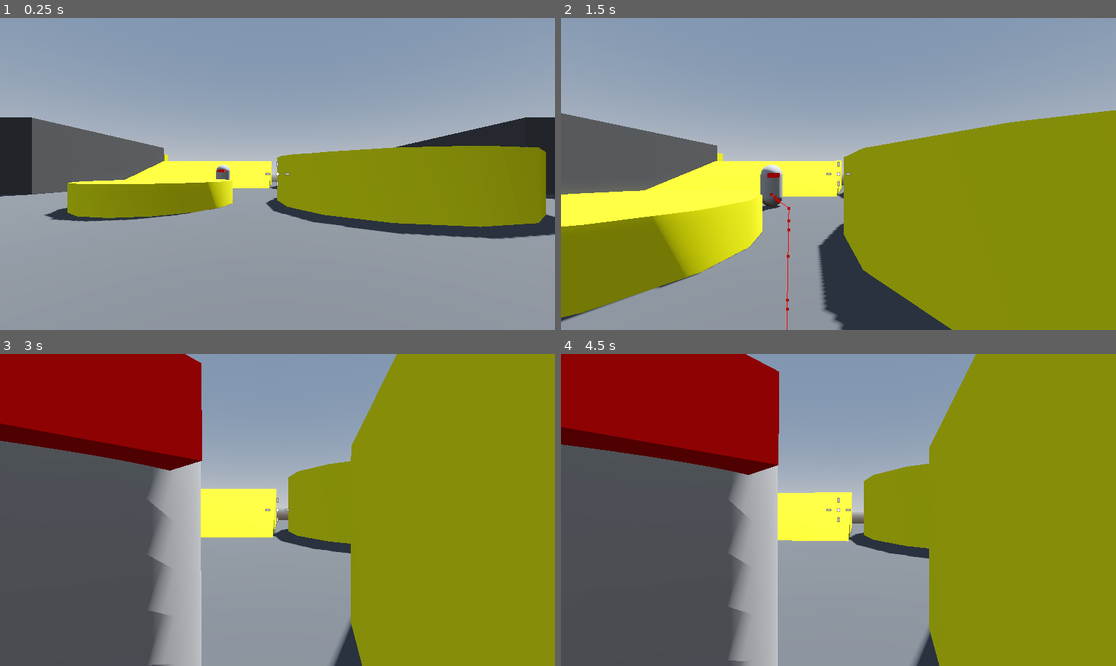
Above: before the commit, frames 1-4 (two rows, left to right).
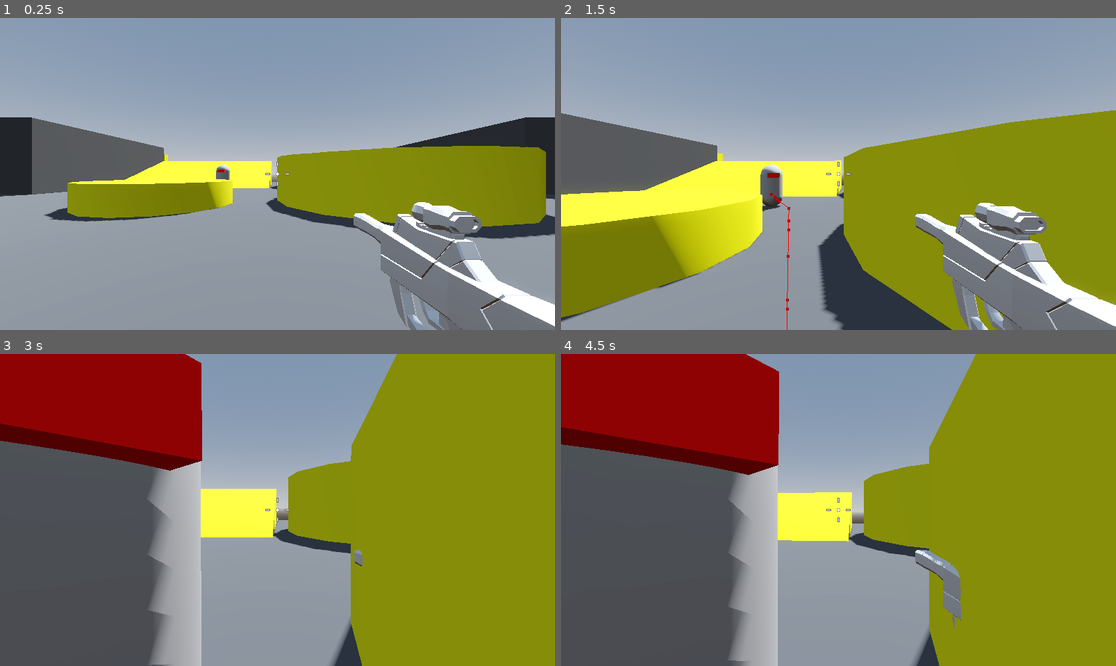
Above: after the commit, the same moments.

Repository: C22726225/Project-Boost-Godot
Game: Godot game, scene res://Levels/sand_box.tscn
Two runs of this game, one before a commit and one after it. Both use one fixed random seed, a clock stepped at 60 frames per second and the inputs below.
Inputs (mouse positions are in pixels of both pictures, inside the frame that each line leads up to):
- Up to frame 1 (0.25 s): no input
- Up to frame 2 (1.5 s): tap Enter at 0.5 s; move the mouse to (866, 174) at 0.52 s; press the mouse at (866, 174) at 0.53 s; hold W (forward) from 0.53 s (still down); tap Space (jump) at 0.77 s; move the mouse to (810, 174) at 1.27 s; release the mouse at (810, 174) at 1.28 s; click (810, 174) at 1.35 s
- Up to frame 3 (3 s): keep holding W (forward); tap Space (jump) at 1.52 s; move the mouse to (288, 503) at 2.02 s; press the mouse at (288, 503) at 2.03 s; move the mouse to (271, 516) at 2.77 s; release the mouse at (271, 516) at 2.78 s; click (271, 516) at 2.85 s
- Up to frame 4 (4.5 s): keep holding W (forward); tap Space (jump) at 3.02, 3.77 s; move the mouse to (877, 513) at 3.52 s; press the mouse at (877, 513) at 3.53 s; move the mouse to (794, 506) at 4.27 s; release the mouse at (794, 506) at 4.28 s; click (794, 506) at 4.35 s

The runs differ from the first frame. In frame 1, 7.6% of the frame differs, in the area x 63-100%, y 59-100%; in frame 2, 8.2%; in frame 3, less than 0.1%; in frame 4, 0.8%.

Commit message:
Added weapon class with raycast, added SMG inherited subclass

Diff:
--- a/Robo_Rampage/Player/player.tscn
+++ b/Robo_Rampage/Player/player.tscn
@@ -1,8 +1,9 @@
-[gd_scene load_steps=6 format=3 uid="uid://dmm7mjxtnihmt"]
+[gd_scene load_steps=7 format=3 uid="uid://dmm7mjxtnihmt"]
 
 [ext_resource type="Script" path="res://Player/player.gd" id="1_vtjb1"]
 [ext_resource type="Script" path="res://Player/SmoothCamera.gd" id="2_s3ks5"]
 [ext_resource type="Script" path="res://Player/Crosshair.gd" id="3_1r81s"]
+[ext_resource type="PackedScene" uid="uid://khbd0lb7r1us" path="res://Weapons/SMG.tscn" id="3_kv6cr"]
 
 [sub_resource type="CapsuleMesh" id="CapsuleMesh_rwv5t"]
 
@@ -24,6 +25,8 @@
 top_level = true
 script = ExtResource("2_s3ks5")
 
+[node name="SMG" parent="CameraPivot/SmoothCamera" instance=ExtResource("3_kv6cr")]
+
 [node name="CenterContainer" type="CenterContainer" parent="."]
 anchors_preset = 15
 anchor_right = 1.0
--- /dev/null
+++ b/Robo_Rampage/Weapons/SMG.tscn
@@ -0,0 +1,10 @@
+[gd_scene load_steps=3 format=3 uid="uid://khbd0lb7r1us"]
+
+[ext_resource type="PackedScene" uid="uid://dpkipnjgo1q2k" path="res://Weapons/hitscan_weapon.tscn" id="1_2jhf6"]
+[ext_resource type="PackedScene" uid="uid://b12bmrfwokqo7" path="res://Weapons/SMG.glb" id="2_1a0y4"]
+
+[node name="SMG" node_paths=PackedStringArray("weapon_mesh") instance=ExtResource("1_2jhf6")]
+weapon_mesh = NodePath("SMG")
+
+[node name="SMG" parent="." index="1" instance=ExtResource("2_1a0y4")]
+transform = Transform3D(1, 0, 0, 0, 1, 0, 0, 0, 1, 0.747168, -0.466101, -0.754997)
--- /dev/null
+++ b/Robo_Rampage/Weapons/hitscan_weapon.gd
@@ -0,0 +1,26 @@
+extends Node3D
+
+@onready var cooldown_timer: Timer = $CooldownTimer
+@export var fire_rate := 14.0
+@export var recoil := 0.05
+@export var weapon_mesh := Node3D
+@onready var weapon_position: Vector3 = weapon_mesh.position
+@onready var ray_cast_3d: RayCast3D = $RayCast3D
+
+# Called when the node enters the scene tree for the first time.
+func _ready() -> void:
+	pass # Replace with function body.
+
+
+# Called every frame. 'delta' is the elapsed time since the previous frame.
+func _process(delta: float) -> void:
+	if Input.is_action_pressed("fire"):
+		if cooldown_timer.is_stopped():
+			shoot()
+
+	weapon_mesh.position = weapon_mesh.position.lerp(weapon_position, delta * 10.0)
+
+func shoot() -> void:
+	cooldown_timer.start(1.0 / fire_rate)
+	printt("weapon fired!", ray_cast_3d.get_collider())
+	weapon_mesh.position.z += recoil
--- /dev/null
+++ b/Robo_Rampage/Weapons/hitscan_weapon.tscn
@@ -0,0 +1,12 @@
+[gd_scene load_steps=2 format=3 uid="uid://dpkipnjgo1q2k"]
+
+[ext_resource type="Script" path="res://Weapons/hitscan_weapon.gd" id="1_v715w"]
+
+[node name="HitscanWeapon" type="Node3D"]
+script = ExtResource("1_v715w")
+
+[node name="CooldownTimer" type="Timer" parent="."]
+one_shot = true
+
+[node name="RayCast3D" type="RayCast3D" parent="."]
+target_position = Vector3(0, 0, -100)
--- a/Robo_Rampage/project.godot
+++ b/Robo_Rampage/project.godot
@@ -42,3 +42,8 @@
 "events": [Object(InputEventKey,"resource_local_to_scene":false,"resource_name":"","device":-1,"window_id":0,"alt_pressed":false,"shift_pressed":false,"ctrl_pressed":false,"meta_pressed":false,"pressed":false,"keycode":0,"physical_keycode":32,"key_label":0,"unicode":32,"echo":false,"script":null)
 ]
 }
+fire={
+"deadzone": 0.5,
+"events": [Object(InputEventMouseButton,"resource_local_to_scene":false,"resource_name":"","device":-1,"window_id":0,"alt_pressed":false,"shift_pressed":false,"ctrl_pressed":false,"meta_pressed":false,"button_mask":1,"position":Vector2(270, 12),"global_position":Vector2(274, 55),"factor":1.0,"button_index":1,"canceled":false,"pressed":true,"double_click":false,"script":null)
+]
+}
Binary file added: Robo_Rampage/Weapons/SMG.glb
Not shown, added: Robo_Rampage/Weapons/SMG.glb.import
Not shown, added: Robo_Rampage/Weapons/SMG_Palette-Colour.png.import
